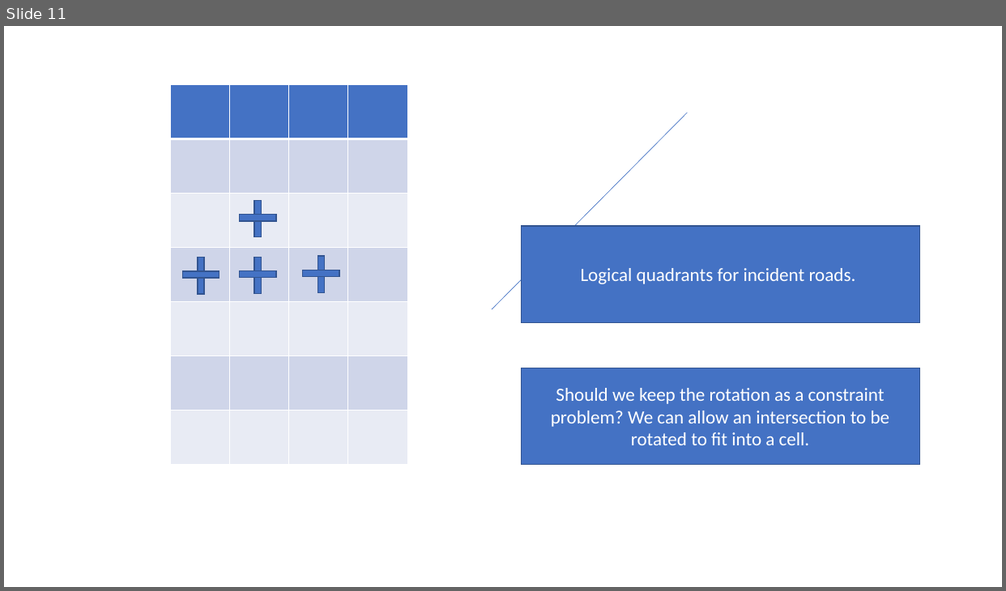
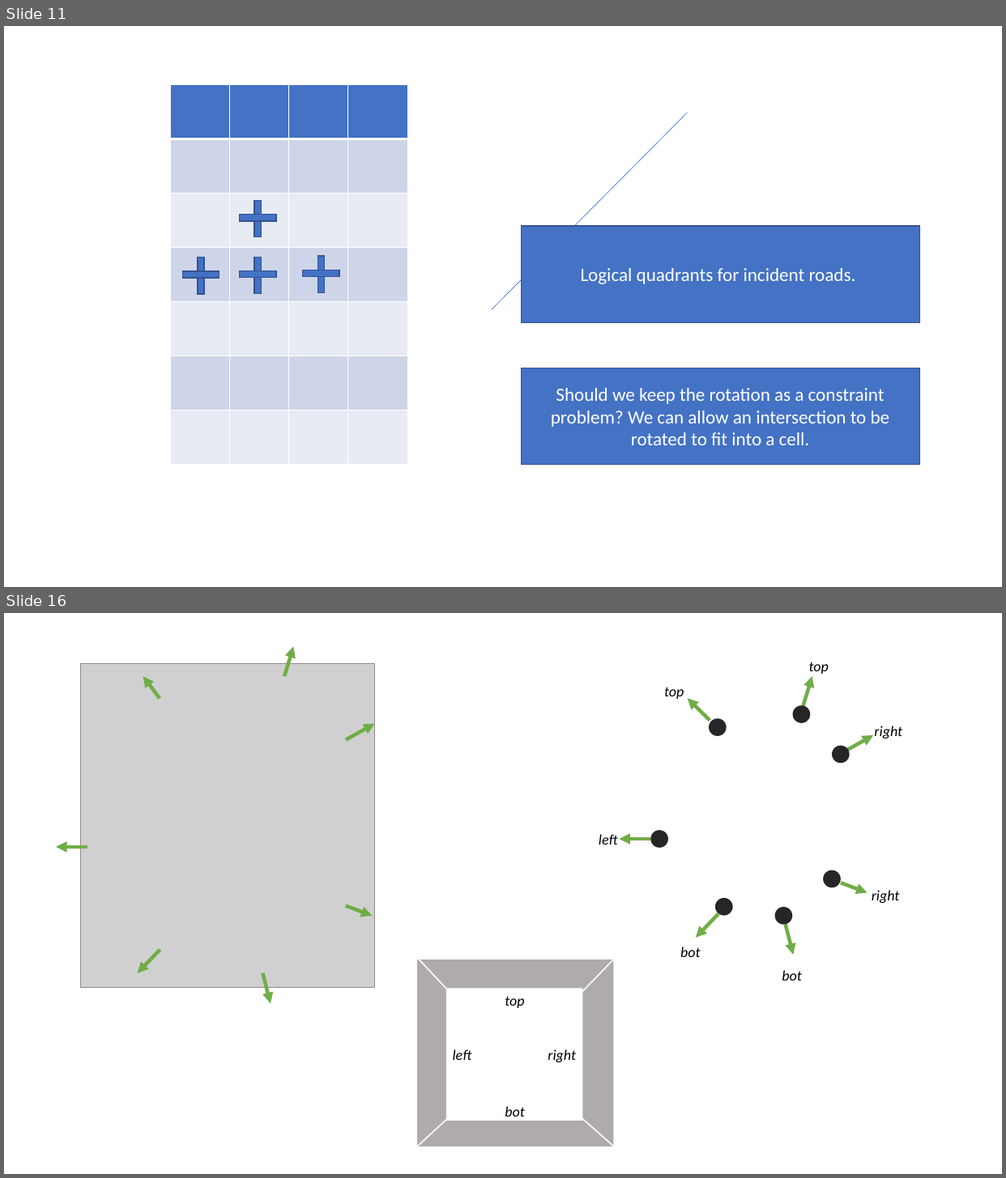
Before and after one commit to AugmentedDesignLab/junction-art, a slide deck: plan/road gen plan.pptx. Shown one above the other, each under a label of ours: slide 11 before the commit, slides 11 and 16 after it; the slides between them are not shown. The pictures are 1006x591 and 1006x1178 pixels, drawn with LibreOffice and Linux fonts; fonts in the diff are those of the drawing; grey boxes stand for pictures. Boxes give left, top, right and bottom in pixels: in the first picture for what was removed or moved away, otherwise in the second. Text is boxed around its words. In the diff, an @@ line names an element or a change of style, - is before the commit and + after.

```diff
--- a/plan/road gen plan.pptx
+++ b/plan/road gen plan.pptx
@@ slide 16 added at (4, 613, 1002, 1174), background #FFFFFF @@
@@ arrow added from (285, 677) to (294, 647), #70AD47 3.5 pt @@
@@ picture added at (81, 664, 375, 988) @@
@@ arrow added from (160, 698) to (143, 677), #70AD47 3.5 pt @@
@@ arrow added from (803, 706) to (812, 677), #70AD47 3.5 pt @@
@@ text added at (809, 662, 829, 674), 14 pt, text #000000, italic @@
+top
@@ text added at (664, 687, 684, 699), 14 pt, text #000000, italic @@
+top
@@ arrow added from (710, 720) to (688, 698), #70AD47 3.5 pt @@
@@ ellipse added at (793, 706, 810, 723), fill #262626 @@
@@ arrow added from (346, 740) to (374, 724), #70AD47 3.5 pt @@
@@ ellipse added at (710, 718, 727, 736), fill #262626 @@
@@ text added at (874, 726, 902, 739), 14 pt, text #000000, italic @@
+right
@@ ellipse added at (832, 746, 849, 763), fill #262626 @@
@@ arrow added from (845, 752) to (873, 735), #70AD47 3.5 pt @@
@@ ellipse added at (651, 830, 668, 847), fill #262626 @@
@@ arrow added from (87, 847) to (56, 847), #70AD47 3.5 pt @@
@@ text added at (599, 834, 618, 845), 14 pt, text #000000, italic @@
+left
@@ arrow added from (651, 839) to (620, 839), #70AD47 3.5 pt @@
@@ ellipse added at (823, 871, 840, 888), fill #262626 @@
@@ ellipse added at (715, 898, 732, 915), fill #262626 @@
@@ arrow added from (841, 884) to (867, 893), #70AD47 3.5 pt @@
@@ text added at (872, 890, 900, 903), 14 pt, text #000000, italic @@
+right
@@ arrow added from (345, 905) to (373, 916), #70AD47 3.5 pt @@
@@ arrow added from (718, 914) to (696, 938), #70AD47 3.5 pt @@
@@ ellipse added at (775, 907, 792, 924), fill #262626 @@
@@ arrow added from (786, 924) to (793, 955), #70AD47 3.5 pt @@
@@ arrow added from (160, 950) to (138, 973), #70AD47 3.5 pt @@
@@ text added at (680, 947, 700, 957), 14 pt, text #000000, italic @@
+bot
@@ arrow added from (263, 973) to (270, 1003), #70AD47 3.5 pt @@
@@ text added at (782, 970, 801, 981), 14 pt, text #000000, italic @@
+bot
@@ group added at (396, 935, 635, 1165): 4 lines, 4 texts, 2 rectangles @@
+right
+left
+bot
+top
```
Also in this commit, not shown: 5 other slides added, 6 other files.
